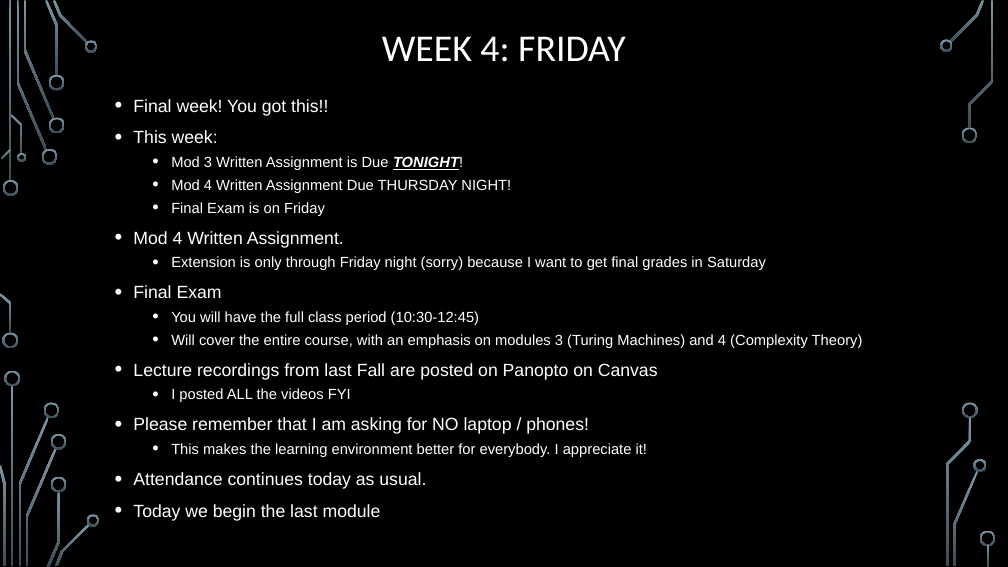
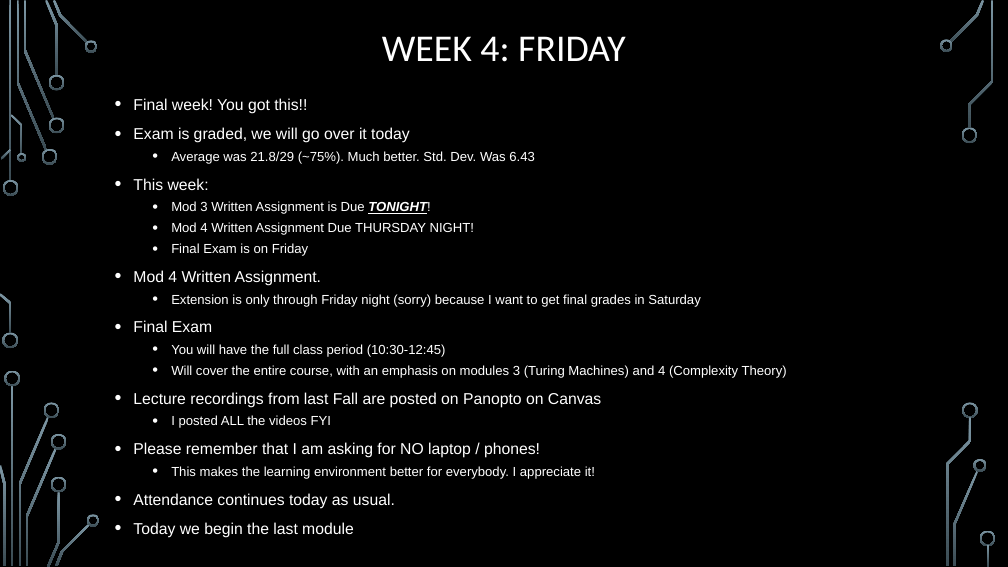
Before and after one commit to markfloryan/dmt2, a slide deck: slide 14 of slides/00-DailyAnnouncements.pptx. Drawn at 1008x567 pixels with LibreOffice and Linux fonts; fonts in the diff are those of the drawing; background and template pictures are left out. Boxes give left, top, right and bottom in pixels: in the first picture for what was removed or moved away, otherwise in the second. Text is boxed around its words. In the diff, an @@ line names an element or a change of style, - is before the commit and + after.

Commit message:
announements

```diff
--- a/slides/00-DailyAnnouncements.pptx
+++ b/slides/00-DailyAnnouncements.pptx
@@ text at <box>133,98,787,538</box>: size 16.8 to 15 pt in "Final week! You got this!!", "This week:", "Mod 4 Written Assignment.", "Final Exam" and 4 more places; size 14 to 12.5 pt in "Mod 3 Written Assignment is Due TONIGHT!", "Mod 4 Written Assignment Due THURSDAY NIGHT!", "Final Exam is on Friday", "Extension is only through Friday night (sorry) ..." and 4 more places @@
@@ text at <box>133,127,535,164</box>: paragraphs added @@
+• Exam is graded, we will go over it today
+  • Average was 21.8/29 (~75%). Much better. Std. Dev. Was 6.43
```
